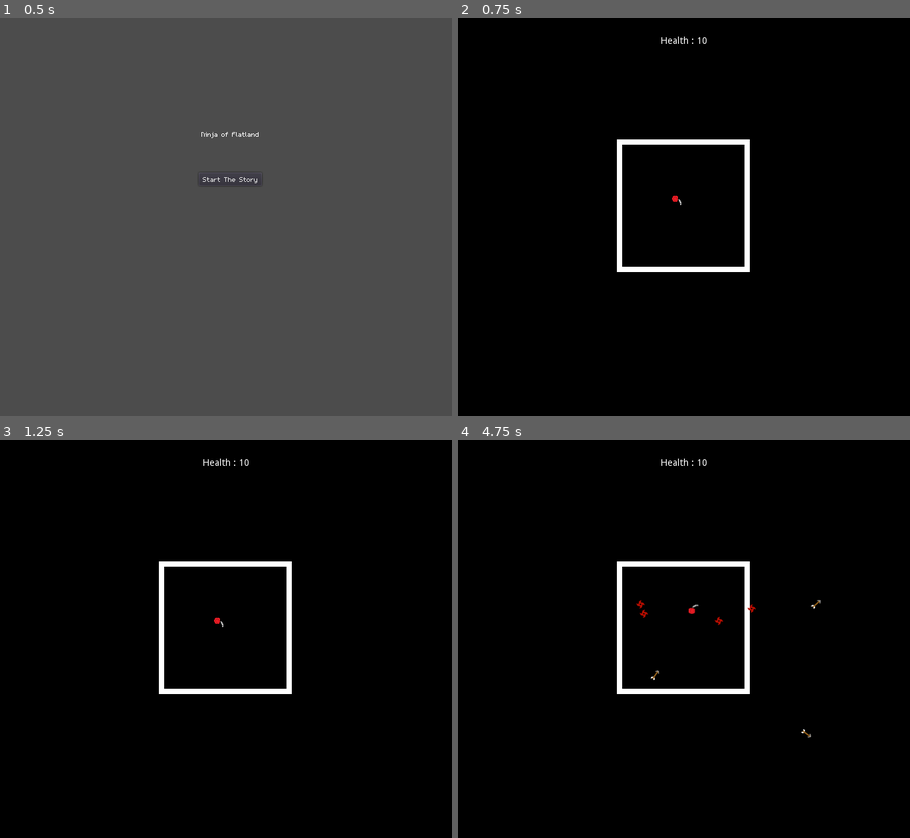
Above: before the commit, frames 1-4 (two rows, left to right).
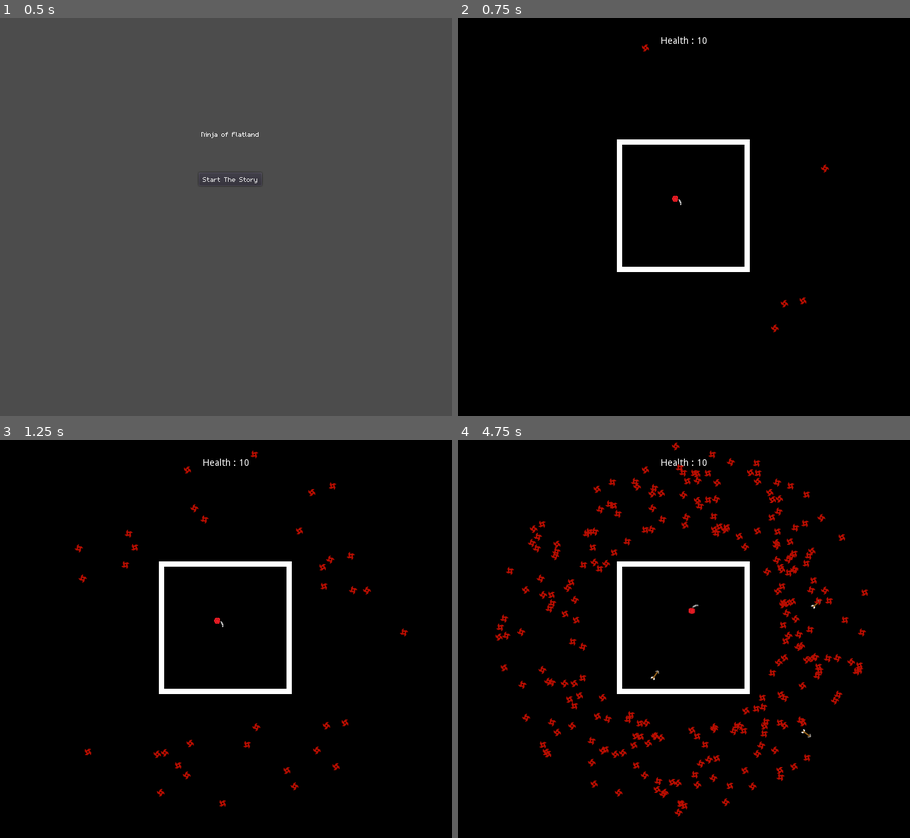
Above: after the commit, the same moments.

Repository: bsu-cs315/Final_Project_Group5
Game: Godot game, scene res://Scenes/TitleScreen.tscn
Two runs of this game, one before a commit and one after it. Both use one fixed random seed, a clock stepped at 60 frames per second and the inputs below.
Inputs:
- Up to frame 1 (0.5 s): no input
- Up to frame 2 (0.75 s): click "Start The Story" at 0.5 s
- Up to frame 3 (1.25 s): no input
- Up to frame 4 (4.75 s): hold Right (move_right) 1.28-2.03 s; tap R (reAwaken) every 0.75 s from 1.35 to 4.35 s; hold Down (move_down) 2.03-2.78 s; hold Right (move_right) 2.78-3.53 s; hold Up (move_up) 3.53-4.28 s; hold Left (move_left) from 4.28 s (still down)

Frame 1 is identical in both runs. In frame 2, 0.1% of the frame differs, in the area x 40-83%, y 6-79%; in frame 3, 0.7%; in frame 4, 4.6%, in the area x 8-91%, y 0-95%.

Commit message:
Make throwing stars spawn evenly only outside of arena

Diff:
--- /dev/null
+++ b/project/Arena.gd
@@ -0,0 +1,4 @@
+extends Node2D
+
+func _ready():
+	print(self.get_transform())
--- a/project/Arena.tscn
+++ b/project/Arena.tscn
@@ -1,9 +1,11 @@
-[gd_scene load_steps=2 format=2]
+[gd_scene load_steps=3 format=2]
 
 [ext_resource path="res://BulletBoxWall.tscn" type="PackedScene" id=1]
+[ext_resource path="res://Arena.gd" type="Script" id=2]
 
 [node name="Arena" type="Node2D"]
 position = Vector2( -96, -1 )
+script = ExtResource( 2 )
 
 [node name="BulletBoxWall" parent="." instance=ExtResource( 1 )]
 
--- a/project/Scenes/Bullets/ThrowingStar.gd
+++ b/project/Scenes/Bullets/ThrowingStar.gd
@@ -1,8 +1,18 @@
 extends Area2D
 
+var origin = Vector2(0,0)
+
+
 func _ready():
-	self.position.x = rand_range(250, 450)
-	self.position.y = rand_range(200, 300)
+	var origin = get_parent().waveOrigin[2]
+	origin.x = origin.x + 96  # this accounts for the offset of the arena, its actual origin is in the left wall, this puts it in the center.
+
+	var _randomAngle = rand_range(0,360)
+	var _randomDistance = rand_range(150, 280)
+
+	self.position.x = origin.x + _randomDistance * cos(deg2rad(_randomAngle))
+	self.position.y = origin.y + _randomDistance * sin(deg2rad(_randomAngle))
+
 
 
 func _process(delta):
--- a/project/Scenes/Level2.tscn
+++ b/project/Scenes/Level2.tscn
@@ -24,8 +24,8 @@
 [node name="Arena" parent="." instance=ExtResource( 3 )]
 position = Vector2( 243, 283 )
 
+[node name="WaveArrow" parent="Arena" instance=ExtResource( 4 )]
+position = Vector2( -243, -283 )
+
 [node name="WaveShruiken" parent="Arena" instance=ExtResource( 6 )]
 position = Vector2( -243, -283 )
-
-[node name="WaveArrow" parent="Arena" instance=ExtResource( 4 )]
-position = Vector2( -243, -283 )
--- a/project/Scenes/Waves/WaveShruiken.gd
+++ b/project/Scenes/Waves/WaveShruiken.gd
@@ -1,8 +1,12 @@
 extends Node2D
 const bulletFactory = preload("res://Scenes/Bullets/ThrowingStar.tscn")
 
-const _spawnInterval = 1
+const _spawnInterval = 0.005
 var _spawnTimer = 0
+var waveOrigin
+
+func _ready():
+	waveOrigin = get_parent().get_transform()  # this gets the location of the center of the arena.
 
 
 func _process(delta):
